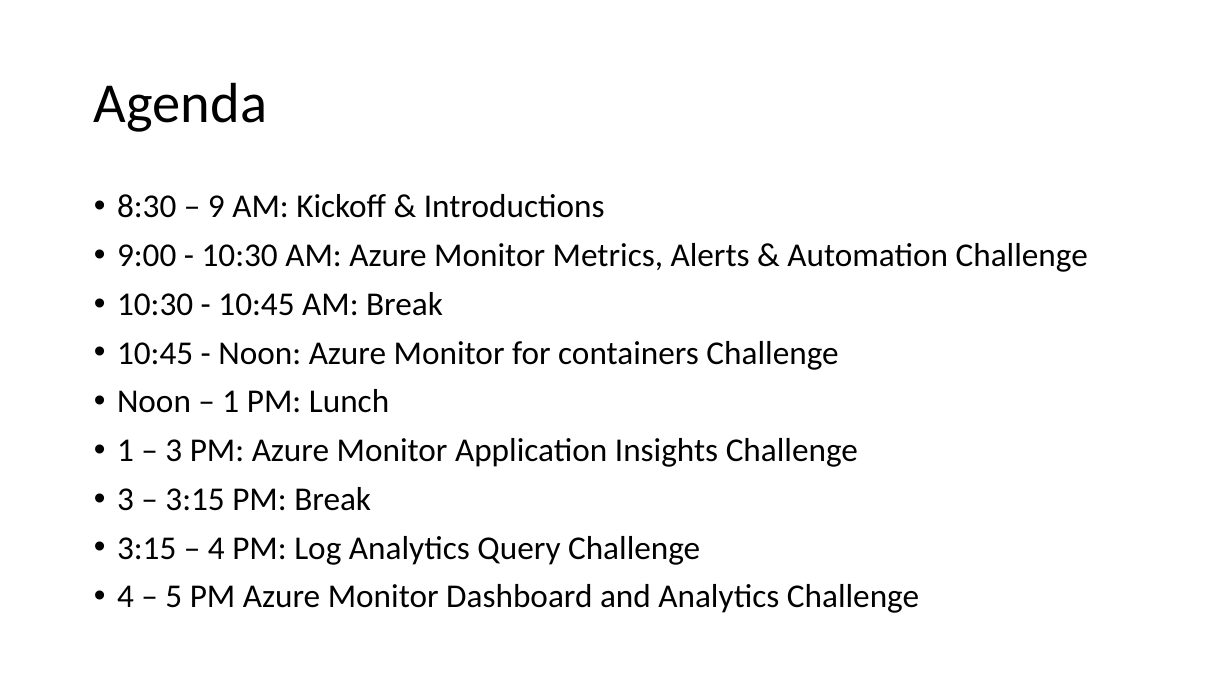
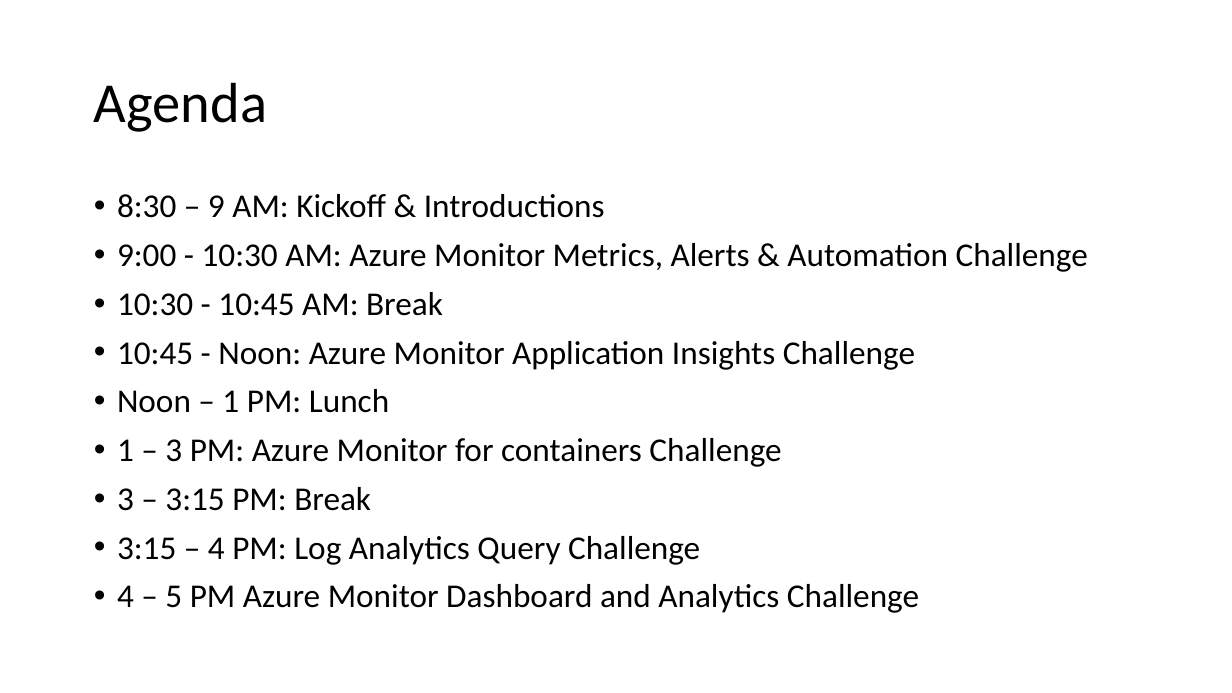
Before and after one commit to msghaleb/AzureMonitorHackathon, a slide deck: slide 2 of Student/Guides/Challenges.pptx. Drawn at 1232x693 pixels with LibreOffice and Linux fonts; fonts in the diff are those of the drawing. Boxes give left, top, right and bottom in pixels: in the first picture for what was removed or moved away, otherwise in the second. Text is boxed around its words. In the diff, an @@ line names an element or a change of style, - is before the commit and + after.

```diff
--- a/Student/Guides/Challenges.pptx
+++ b/Student/Guides/Challenges.pptx
@@ text at [117, 341, 915, 370]: text changed @@
-• 10:45 - Noon: Azure Monitor for containers Challenge
+• 10:45 - Noon: Azure Monitor Application Insights Challenge
@@ text at [117, 438, 781, 467]: text changed @@
-• 1 – 3 PM: Azure Monitor Application Insights Challenge
+• 1 – 3 PM: Azure Monitor for containers Challenge
```
Also in this commit, not shown: 5 other slides changed.
